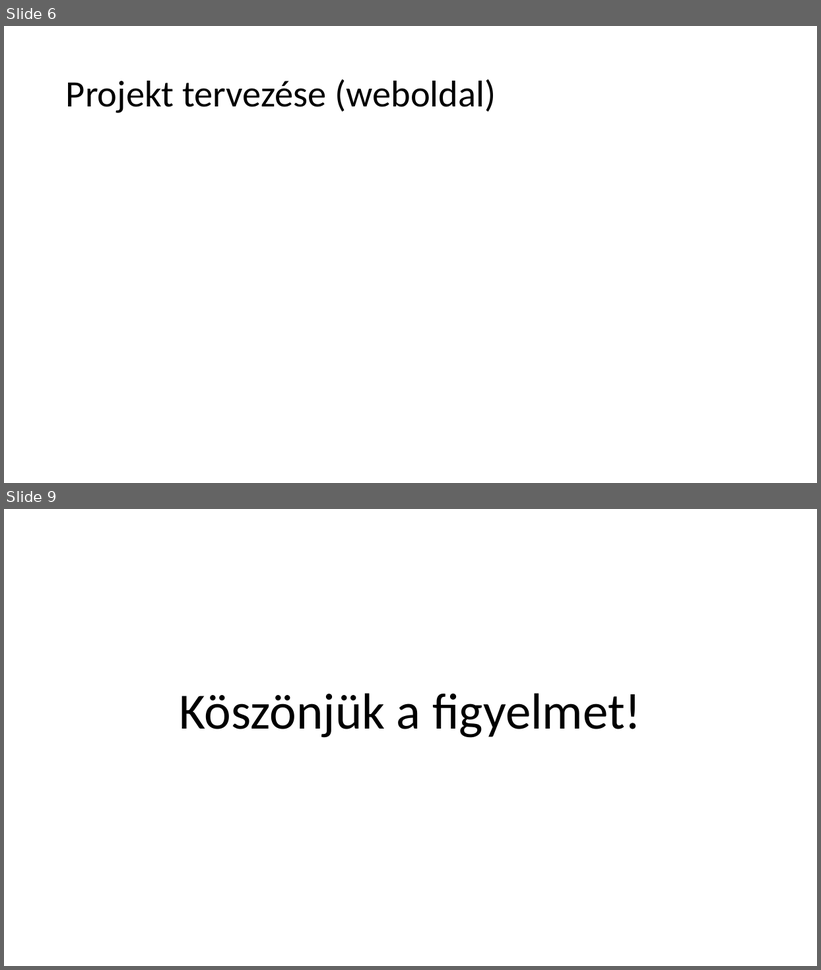
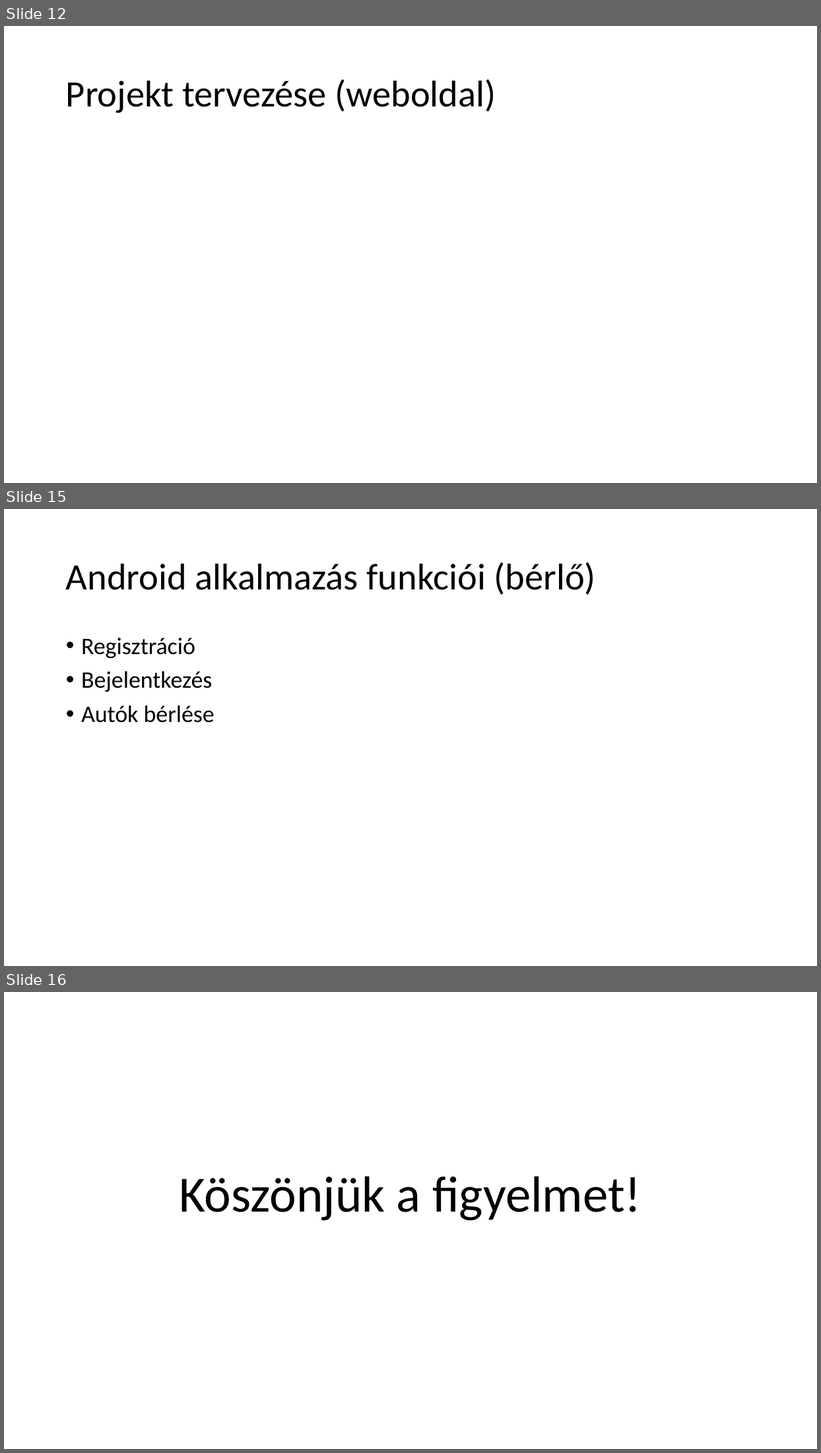
Before and after one commit to KantorKrisztian/Rentaruro_projekt, a slide deck: Rentaruro.pptx. Shown one above the other, each under a label of ours: slides 6 and 9 before the commit, slides 12, 15 and 16 after it; the slides between them are not shown. The pictures are 821x970 and 821x1453 pixels, drawn with LibreOffice and Linux fonts; fonts in the diff are those of the drawing. Boxes give left, top, right and bottom in pixels: in the first picture for what was removed or moved away, otherwise in the second. Text is boxed around its words. In the diff, an @@ line names an element or a change of style, - is before the commit and + after.

```diff
--- a/Rentaruro.pptx
+++ b/Rentaruro.pptx
@@ slide 15 added at <box>4,509,817,966</box>, background #FFFFFF @@
@@ title added at <box>66,562,596,595</box>, 44 pt, text #000000 @@
+Android alkalmazás funkciói (bérlő)
@@ text added at <box>81,638,215,723</box>, 28 pt, text #000000 @@
+• Regisztráció
+• Bejelentkezés
+• Autók bérlése
@@ what was slide 6 is now slide 12 @@
@@ what was slide 9 is now slide 16 @@
```
Also in this commit, not shown: 3 slides changed, 6 other slides added.
